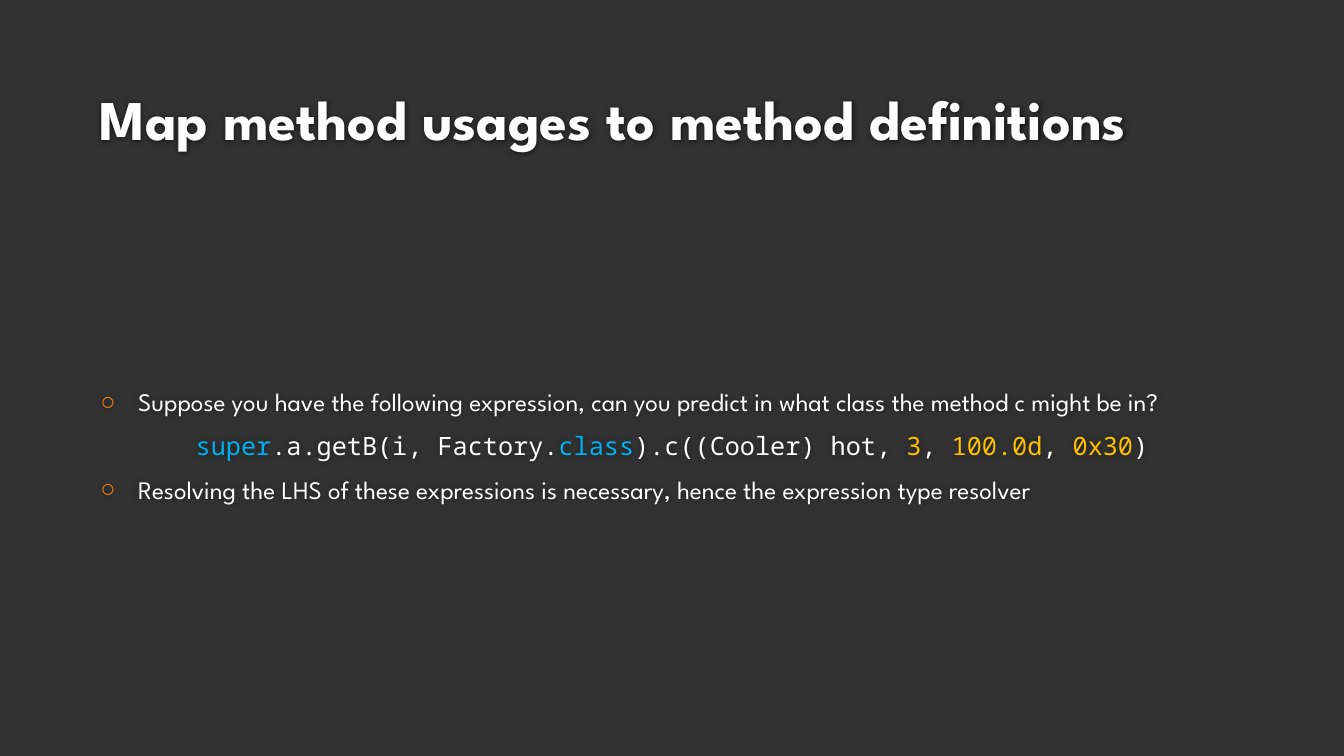
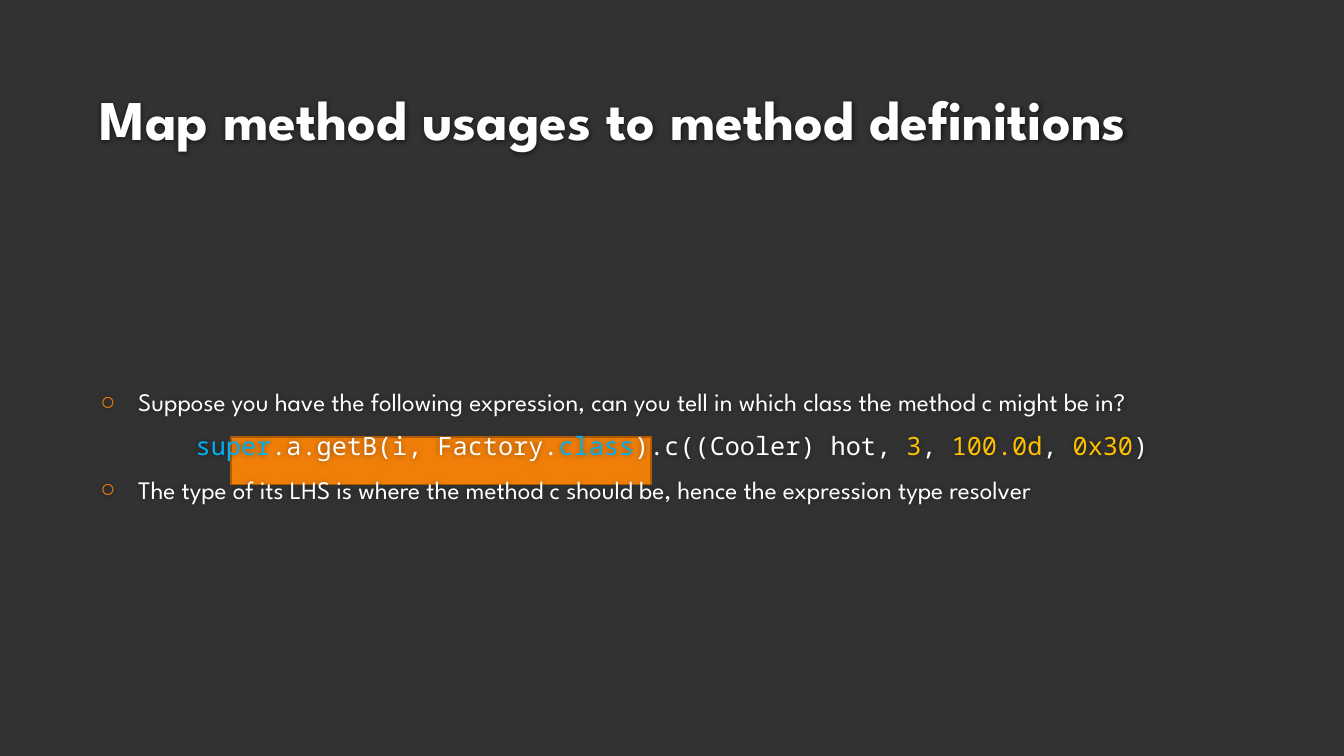
Before and after one commit to dozmus/csar, a slide deck: slide 10 of design-docs/Viva.pptx. Drawn at 1344x756 pixels with LibreOffice and Linux fonts; fonts in the diff are those of the drawing; background and template pictures are left out. Boxes give left, top, right and bottom in pixels: in the first picture for what was removed or moved away, otherwise in the second. Text is boxed around its words. In the diff, an @@ line names an element or a change of style, - is before the commit and + after.

```diff
--- a/design-docs/Viva.pptx
+++ b/design-docs/Viva.pptx
@@ text at bbox=[138, 393, 1125, 417]: text changed @@
-○ Suppose you have the following expression, can you predict in what class the method c might be in?
+○ Suppose you have the following expression, can you tell in which class the method c might be in?
@@ rectangle added at bbox=[231, 438, 651, 485], fill #F07F09, outline #B25E07 1.25 pt @@
@@ text at bbox=[138, 473, 1030, 507]: text changed @@
-○ Resolving the LHS of these expressions is necessary, hence the expression type resolver
+○ The type of its LHS is where the method c should be, hence the expression type resolver
```
Also in this commit, not shown: 9 other slides changed.
